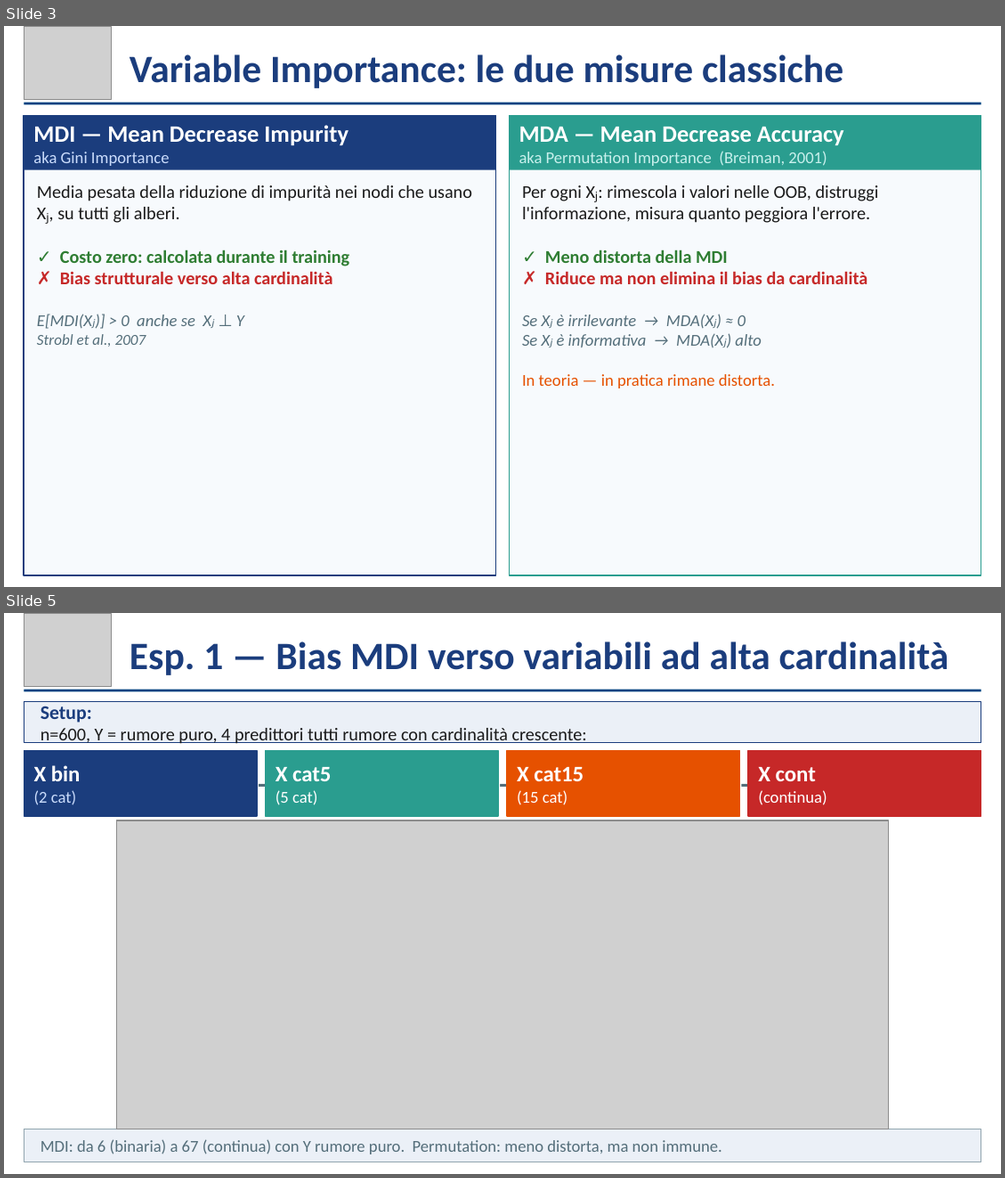
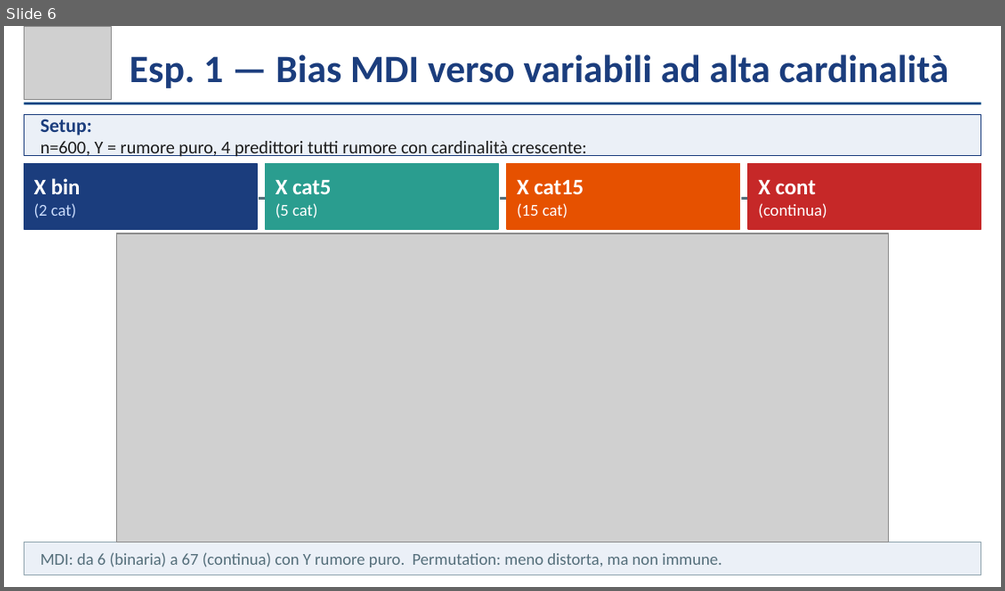
Before and after one commit to Eros-Pinzani/Statistical-Learning, a slide deck: ContestSL/Presentazione_Contest.pptx. Shown one above the other, each under a label of ours: slides 3 and 5 before the commit, slide 6 after it; the slides between them are not shown. The pictures are 1005x1178 and 1005x591 pixels, drawn with LibreOffice and Linux fonts; fonts in the diff are those of the drawing; grey boxes stand for pictures. Boxes give left, top, right and bottom in pixels: in the first picture for what was removed or moved away, otherwise in the second. Text is boxed around its words. In the diff, an @@ line names an element or a change of style, - is before the commit and + after.

Commit message:
fixed first slide, random forest slide e variable importance

```diff
--- a/ContestSL/Presentazione_Contest.pptx
+++ b/ContestSL/Presentazione_Contest.pptx
@@ slide 3 removed at [4,26,1001,587], background #FFFFFF @@
@@ picture removed at [24,26,112,99] @@
@@ text removed at [129,54,843,88] @@
-Variable Importance: le due misure classiche
@@ rectangle removed at [24,103,981,104] @@
@@ rectangle removed at [24,116,496,576] @@
@@ rectangle removed at [24,116,496,170] @@
@@ text removed at [33,125,348,166] @@
-MDI — Mean Decrease Impurity
-aka Gini Importance
@@ rectangle removed at [510,116,982,576] @@
@@ rectangle removed at [510,116,982,170] @@
@@ text removed at [519,127,844,166] @@
-MDA — Mean Decrease Accuracy
-aka Permutation Importance (Breiman, 2001)
@@ text removed at [37,185,472,346] @@
-Media pesata della riduzione di impurità nei nodi che usano Xⱼ, su tutti gli alberi.
-✓ Costo zero: calcolata durante il training
-✗ Bias strutturale verso alta cardinalità
-E[MDI(Xⱼ)] > 0 anche se Xⱼ ⊥ Y
-Strobl et al., 2007
@@ text removed at [522,185,879,388] @@
-Per ogni Xⱼ: rimescola i valori nelle OOB, distruggi l'informazione, misura quanto peggiora l'errore.
-✓ Meno distorta della MDI
-✗ Riduce ma non elimina il bias da cardinalità
-Se Xⱼ è irrilevante → MDA(Xⱼ) ≈ 0
-Se Xⱼ è informativa → MDA(Xⱼ) alto
-In teoria — in pratica rimane distorta.
@@ what was slide 5 is now slide 6 @@
```
Also in this commit, not shown: 2 slides changed, 3 slides added, 1 other slide removed.
